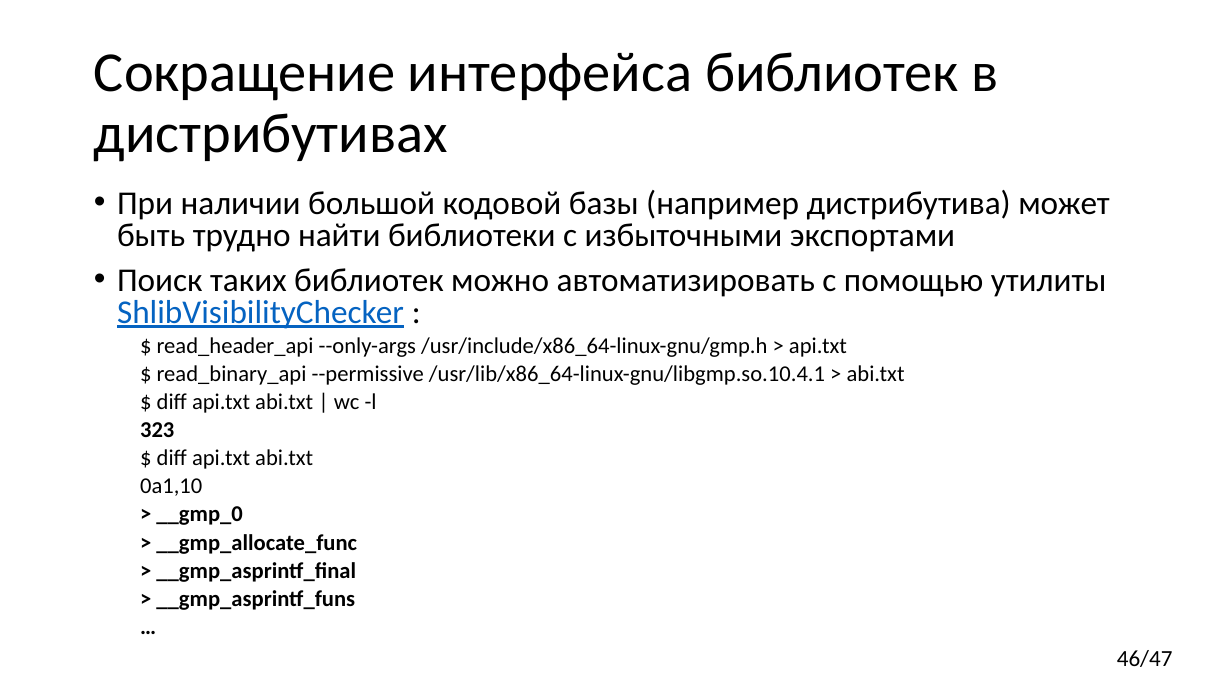
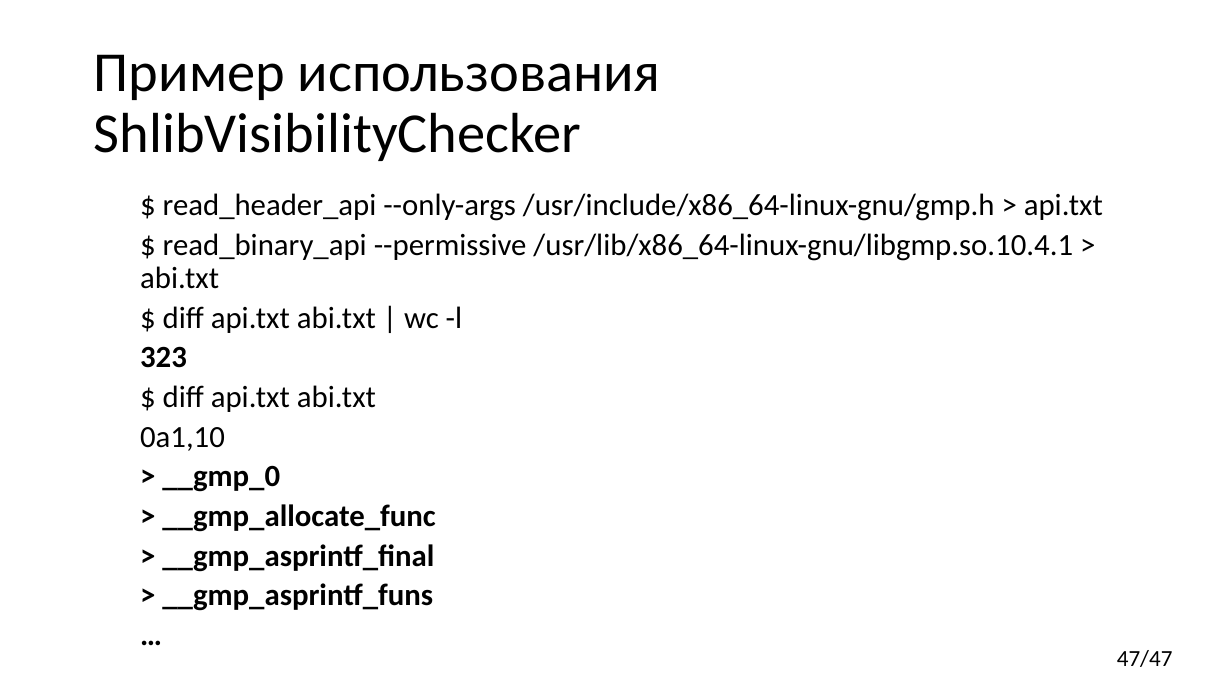
Before and after one commit to yugr/CppRussia, a slide deck: slide 47 of 2024/RU.pptx (slide 46 before the commit). Drawn at 1232x693 pixels with LibreOffice and Linux fonts; fonts in the diff are those of the drawing. Boxes give left, top, right and bottom in pixels: in the first picture for what was removed or moved away, otherwise in the second. Text is boxed around its words. In the diff, an @@ line names an element or a change of style, - is before the commit and + after.

Commit message:
Minor updates.

```diff
--- a/2024/RU.pptx
+++ b/2024/RU.pptx
@@ title at box(94, 54, 661, 161): text changed @@
-Сокращение интерфейса библиотек в дистрибутивах
+Пример использования ShlibVisibilityChecker
@@ text "$ read_header_api --only-args /usr/include/x86_64-linux-gnu/ ..." at box(140, 193, 1103, 611): size 17.6 to 24 pt; line spacing 0.8 to 0.9 @@
@@ text at box(117, 190, 1110, 329): paragraphs removed @@
-• При наличии большой кодовой базы (например дистрибутива) может быть трудно найти библиотеки с избыточными экспортами
-• Поиск таких библиотек можно автоматизировать с помощью утилиты ShlibVisibilityChecker :
@@ page number at box(1117, 650, 1173, 667): text changed @@
-46/47
+47/47
```
Also in this commit, not shown: 9 other slides changed, 1 slide added.
